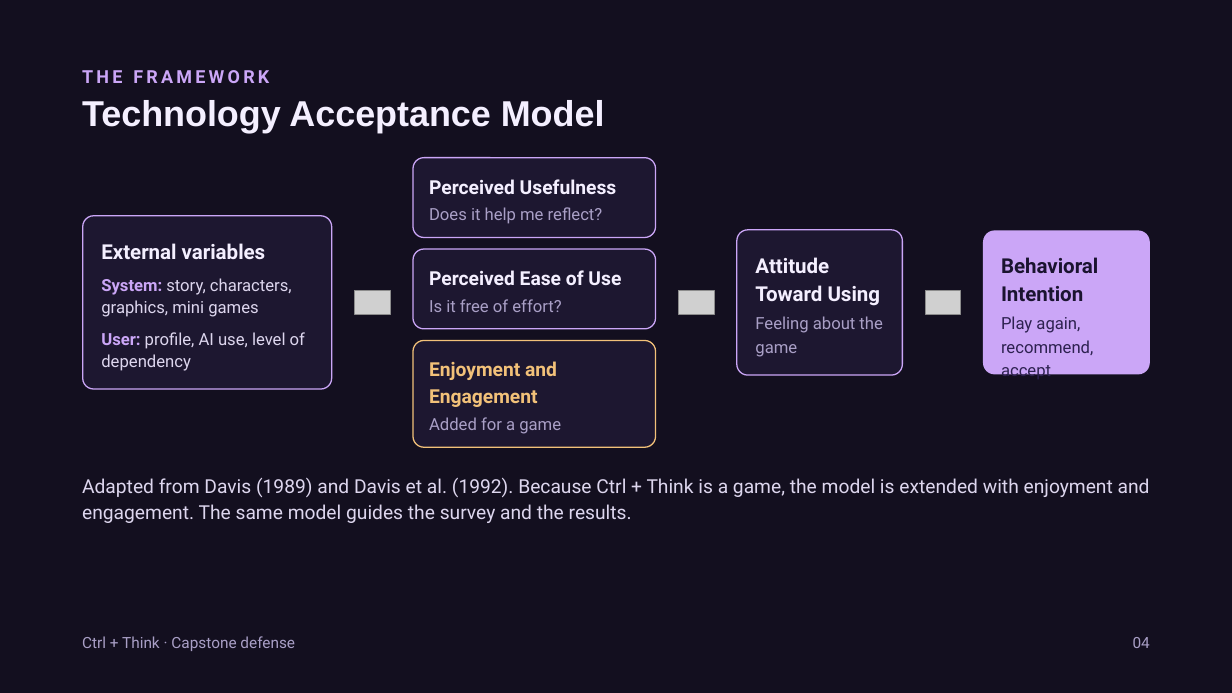
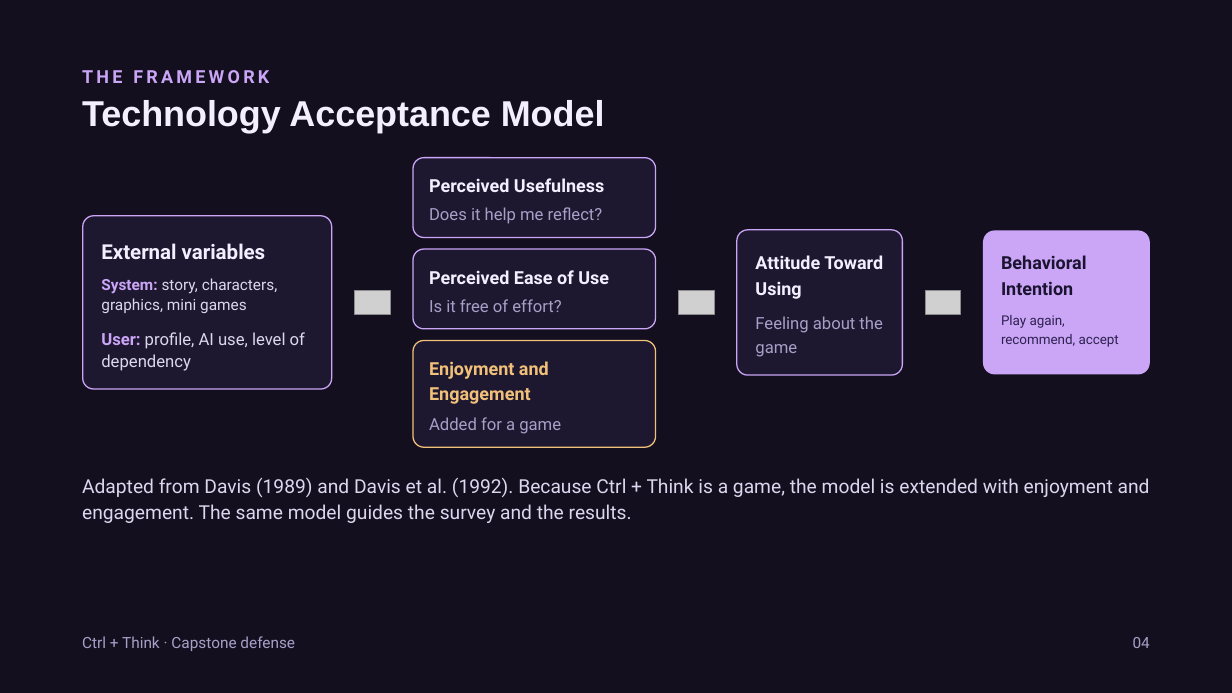
Before and after one commit to Drei550/my_project, a slide deck: slide 4 of slides/Ctrl-Think-Short-Defense_updated.pptx. Drawn at 1232x693 pixels with LibreOffice and Linux fonts; fonts in the diff are those of the drawing; grey boxes stand for pictures. Boxes give left, top, right and bottom in pixels: in the first picture for what was removed or moved away, otherwise in the second. Text is boxed around its words. In the diff, an @@ line names an element or a change of style, - is before the commit and + after.

```diff
--- a/slides/Ctrl-Think-Short-Defense_updated.pptx
+++ b/slides/Ctrl-Think-Short-Defense_updated.pptx
@@ text "Attitude Toward Using" at (x1=755, y1=255, x2=883, y2=299): size 16 to 14 pt; line spacing 22.4pt to 19.6pt @@
@@ text "Behavioral Intention" at (x1=1001, y1=255, x2=1087, y2=295): size 16 to 14 pt; line spacing 22.4pt to 19.6pt @@
@@ text "System: story, characters, graphics, mini ..." at (x1=101, y1=278, x2=278, y2=313): size 13 to 12 pt; line spacing 16.9pt to 15.6pt @@
@@ text "Play again, recommend, accept" at (x1=1001, y1=315, x2=1119, y2=347): size 13 to 10.5 pt; line spacing 18.2pt to 14.7pt @@
@@ size 15 to 14 pt; line spacing 21pt to 19.6pt in 3 elements at (x1=429, y1=178, x2=604, y2=192), (x1=429, y1=270, x2=609, y2=284), (x1=429, y1=361, x2=549, y2=404) @@
```
Also in this commit, not shown: 10 other slides changed, 1 other file.
